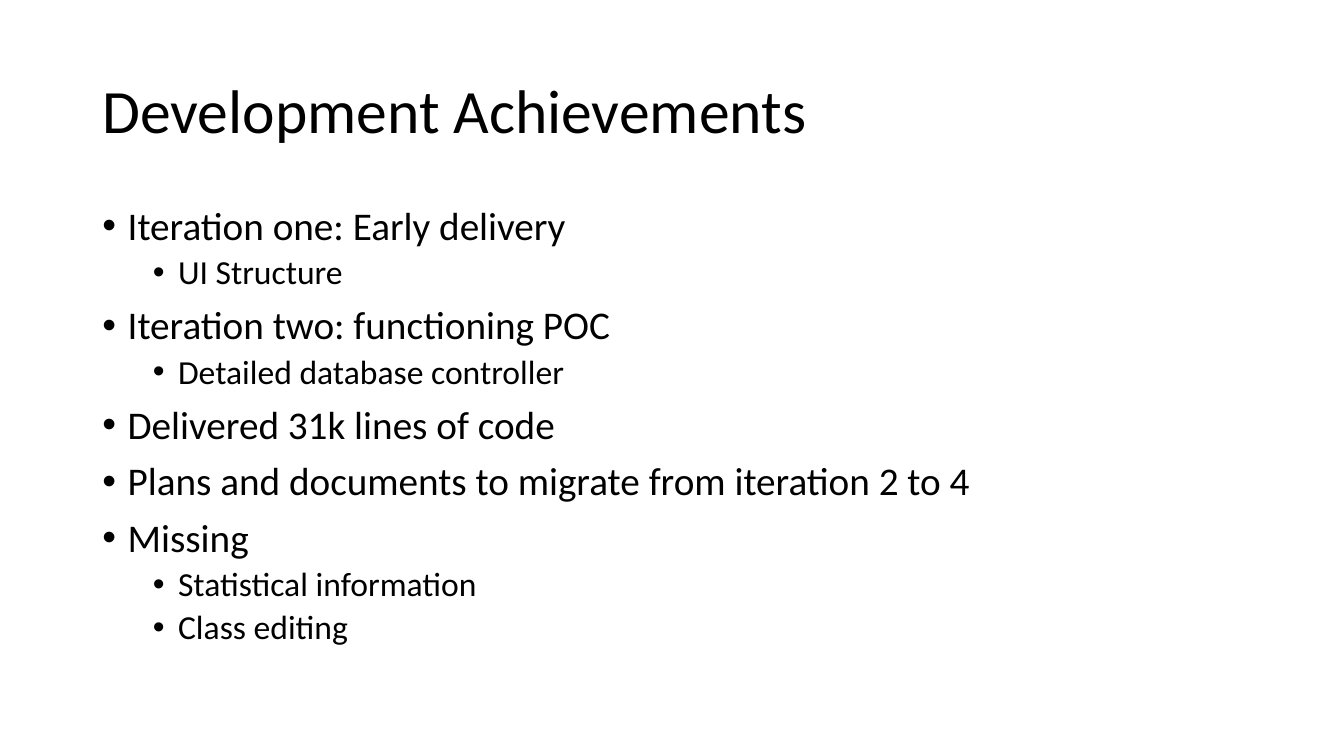
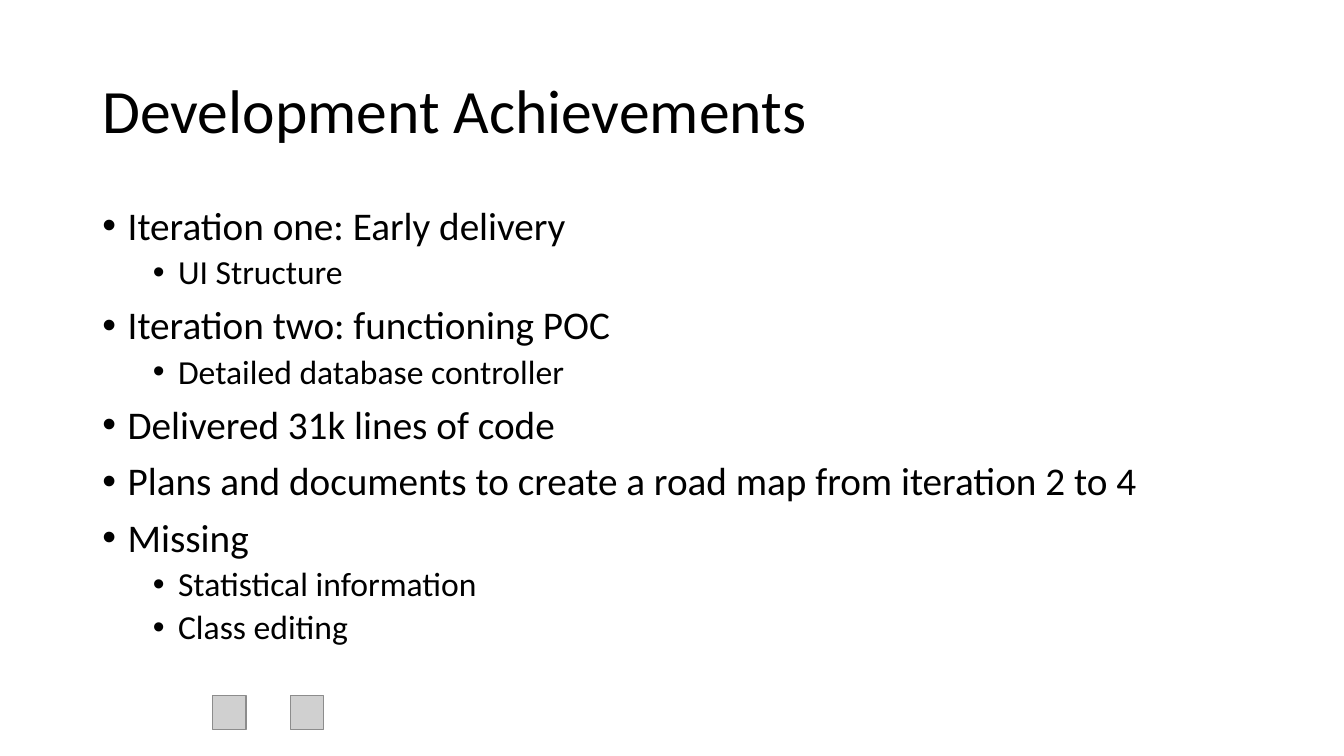
Before and after one commit to SENG-6230/Software-Project, a slide deck: slide 3 of Documents/Group 2 Presentation_ development.pptx. Drawn at 1344x756 pixels with LibreOffice and Linux fonts; fonts in the diff are those of the drawing; grey boxes stand for pictures. Boxes give left, top, right and bottom in pixels: in the first picture for what was removed or moved away, otherwise in the second. Text is boxed around its words. In the diff, an @@ line names an element or a change of style, - is before the commit and + after.

```diff
--- a/Documents/Group 2 Presentation_ development.pptx
+++ b/Documents/Group 2 Presentation_ development.pptx
@@ text at bbox=[128, 467, 1136, 502]: text changed @@
-• Plans and documents to migrate from iteration 2 to 4
+• Plans and documents to create a road map from iteration 2 to 4
@@ picture added at bbox=[213, 696, 246, 729] @@
@@ picture added at bbox=[290, 696, 324, 729] @@
```
Also in this commit, not shown: 2 other slides changed.
